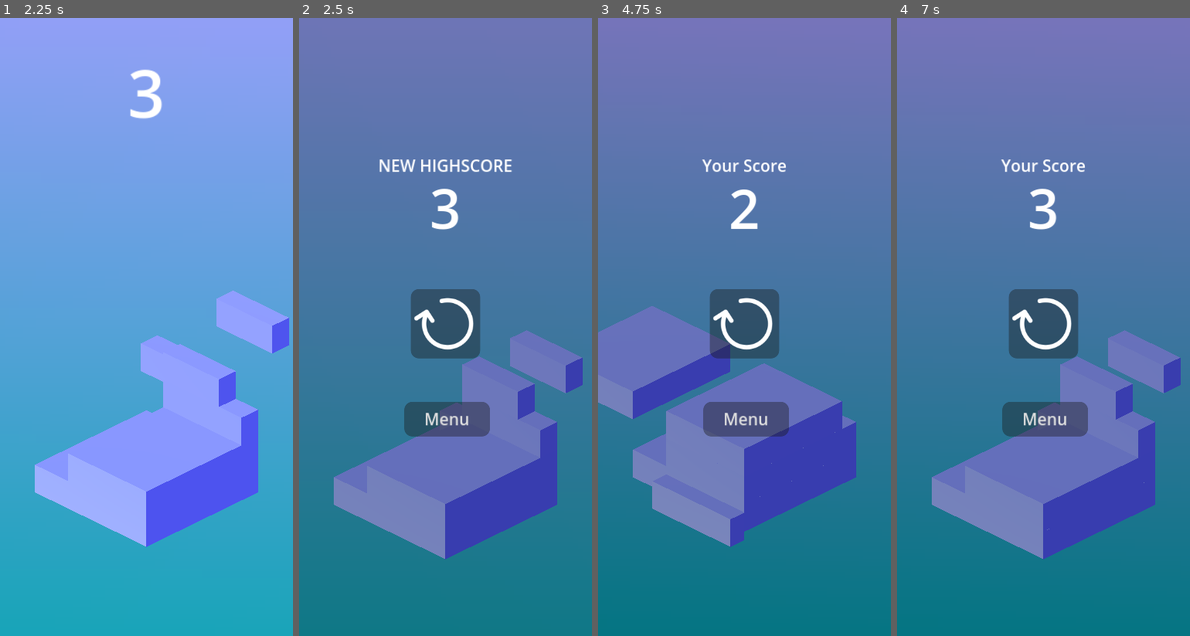
Above: before the commit, frames 1-4 (left to right).
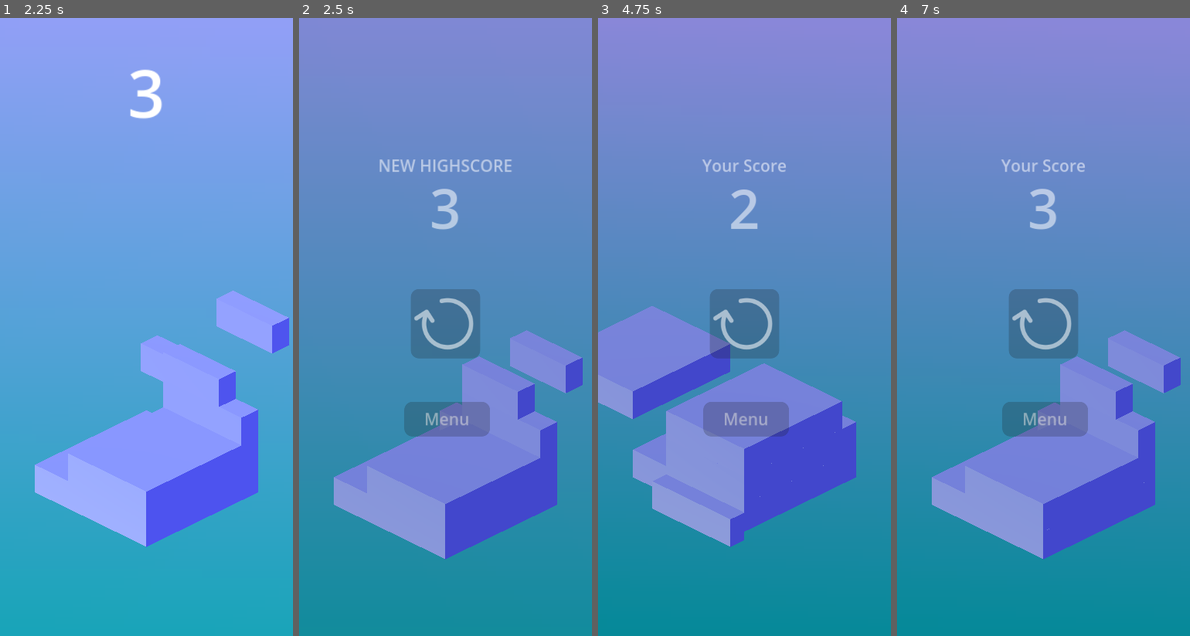
Above: after the commit, the same moments.

Repository: SkaceKamen/stack-it
Game: Godot game, scene res://main.tscn
The game is run twice, just before and just after one commit, with the same random seed, the same clock (stepped at 60 frames per second) and the same inputs. The engine's default icon, where the game draws it, is replaced by a stand-in: a white triangle on a blue panel in a dark square.
Inputs (mouse positions are in pixels of both pictures, inside the frame that each line leads up to):
- Up to frame 1 (2.25 s): click (146, 327) at 0.5 s; move the mouse to (210, 296) at 1.27 s; click (210, 296) at 1.42 s; tap Space (ui_select) at 1.52 s; move the mouse to (87, 357) at 2.02 s; click (87, 357) at 2.17 s
- Up to frame 2 (2.5 s): tap Space (ui_select) at 2.27 s
- Up to frame 3 (4.75 s): click (744, 320) at 2.75 s; move the mouse to (773, 191) at 3.52 s; click (773, 191) at 3.67 s; move the mouse to (729, 450) at 4.27 s; click (729, 450) at 4.42 s; tap Space (ui_select) at 4.52 s
- Up to frame 4 (7 s): click (1043, 320) at 5 s; move the mouse to (1131, 419) at 5.77 s; click (1131, 419) at 5.92 s; tap Space (ui_select) at 6.02, 6.77 s; move the mouse to (955, 234) at 6.52 s; click (955, 234) at 6.67 s

Frame 1 is identical in both runs. In frame 2, 77% of the frame differs, in the area x 0-100%, y 0-88%; in frame 3, 76%; in frame 4, 77%.

Commit message:
Fix some issues with screens

Diff:
--- a/game_end_screen.tscn
+++ b/game_end_screen.tscn
@@ -3,27 +3,12 @@
 [ext_resource type="Script" path="res://game_end_screen.gd" id="1_1107r"]
 [ext_resource type="Texture2D" uid="uid://br6i7sfxht3ni" path="res://ArrowPath.png" id="2_rftm6"]
 
-[sub_resource type="Animation" id="Animation_n06x5"]
-length = 0.001
-tracks/0/type = "value"
-tracks/0/imported = false
-tracks/0/enabled = true
-tracks/0/path = NodePath("@SubViewport@9101/GameEndScreen/Inner:modulate")
-tracks/0/interp = 1
-tracks/0/loop_wrap = true
-tracks/0/keys = {
-"times": PackedFloat32Array(0),
-"transitions": PackedFloat32Array(1),
-"update": 0,
-"values": [Color(1, 1, 1, 1)]
-}
-
-[sub_resource type="Animation" id="Animation_3mrp2"]
+[sub_resource type="Animation" id="Animation_8c8ej"]
 resource_name = "Show"
 tracks/0/type = "value"
 tracks/0/imported = false
 tracks/0/enabled = true
-tracks/0/path = NodePath("@SubViewport@9101/GameEndScreen/Inner:modulate")
+tracks/0/path = NodePath("Inner:modulate")
 tracks/0/interp = 1
 tracks/0/loop_wrap = true
 tracks/0/keys = {
@@ -33,10 +18,25 @@
 "values": [Color(1, 1, 1, 0), Color(1, 1, 1, 1)]
 }
 
-[sub_resource type="AnimationLibrary" id="AnimationLibrary_gb0ew"]
+[sub_resource type="Animation" id="Animation_63d07"]
+length = 0.001
+tracks/0/type = "value"
+tracks/0/imported = false
+tracks/0/enabled = true
+tracks/0/path = NodePath("Inner:modulate")
+tracks/0/interp = 1
+tracks/0/loop_wrap = true
+tracks/0/keys = {
+"times": PackedFloat32Array(0),
+"transitions": PackedFloat32Array(1),
+"update": 0,
+"values": [Color(1, 1, 1, 0)]
+}
+
+[sub_resource type="AnimationLibrary" id="AnimationLibrary_dm1qe"]
 _data = {
-"RESET": SubResource("Animation_n06x5"),
-"Show": SubResource("Animation_3mrp2")
+"RESET": SubResource("Animation_63d07"),
+"Show": SubResource("Animation_8c8ej")
 }
 
 [sub_resource type="StyleBoxFlat" id="StyleBoxFlat_v2xe7"]
@@ -58,14 +58,13 @@
 score_value_label = NodePath("Inner/Control/ScoreValueLabel")
 
 [node name="AnimationPlayer" type="AnimationPlayer" parent="."]
-root_node = NodePath("../../..")
 libraries = {
-"": SubResource("AnimationLibrary_gb0ew")
+"": SubResource("AnimationLibrary_dm1qe")
 }
-autoplay = "Show"
-speed_scale = 5.0
+speed_scale = 3.0
 
 [node name="Inner" type="Control" parent="."]
+modulate = Color(1, 1, 1, 0)
 layout_mode = 1
 anchors_preset = 15
 anchor_right = 1.0
--- a/shop_screen.tscn
+++ b/shop_screen.tscn
@@ -32,17 +32,13 @@
 
 [node name="Label" type="Label" parent="."]
 layout_mode = 1
-anchors_preset = 8
+anchors_preset = 5
 anchor_left = 0.5
-anchor_top = 0.5
 anchor_right = 0.5
-anchor_bottom = 0.5
 offset_left = -34.5
-offset_top = -538.0
 offset_right = 34.5
-offset_bottom = -373.0
+offset_bottom = 165.0
 grow_horizontal = 2
-grow_vertical = 2
 theme_override_colors/font_color = Color(0.91469, 0.954236, 3.85046e-06, 1)
 theme_override_font_sizes/font_size = 120
 text = "0"
@@ -64,8 +60,8 @@
 [node name="SkinItems" type="HFlowContainer" parent="Scroll"]
 layout_mode = 2
 size_flags_horizontal = 3
-theme_override_constants/h_separation = 10
-theme_override_constants/v_separation = 20
+theme_override_constants/h_separation = 40
+theme_override_constants/v_separation = 40
 alignment = 1
 last_wrap_alignment = 2
 
